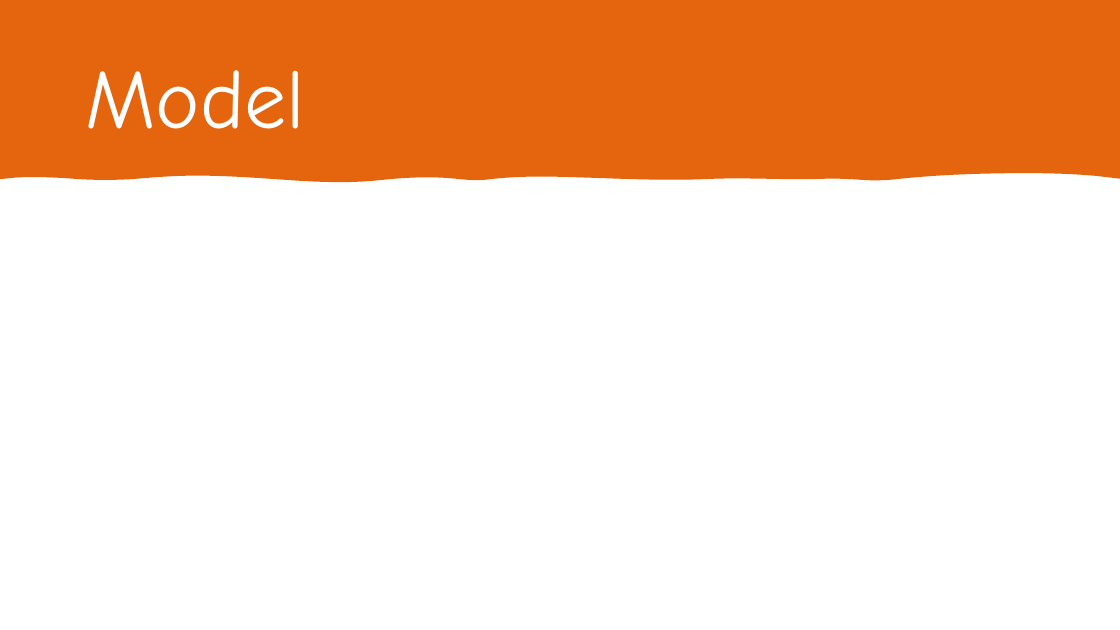
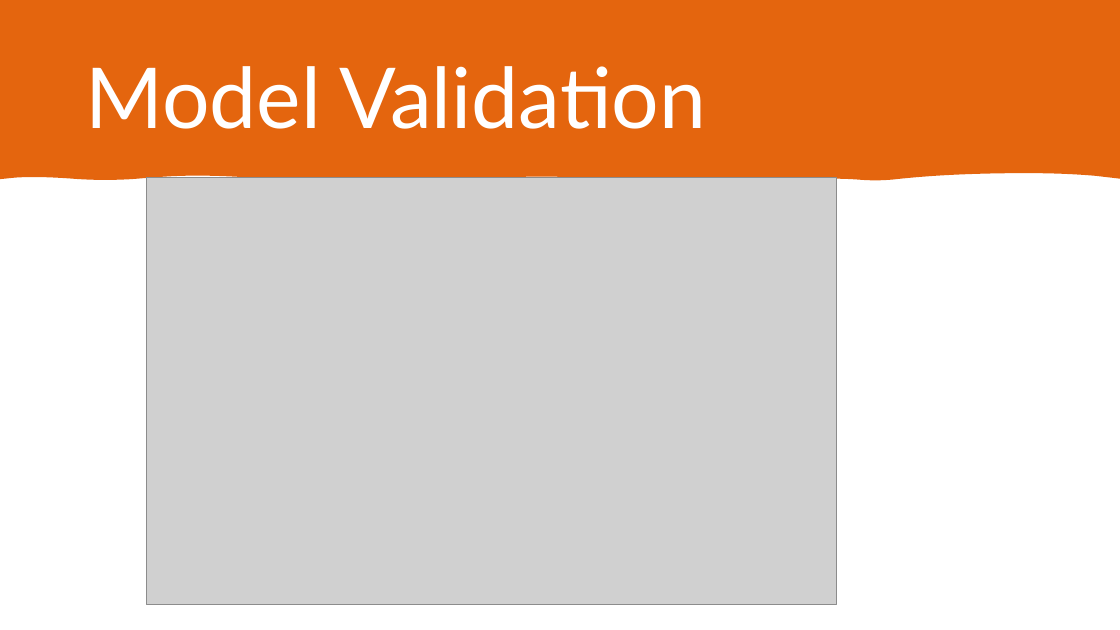
Before and after one commit to soodrk/R-Predict-Diabetes-using-Logistic-Regression, a slide deck: slide 15 of Diabetes prediction using logistic regression.pptx (slide 9 before the commit). Drawn at 1120x630 pixels with LibreOffice and Linux fonts; fonts in the diff are those of the drawing; grey boxes stand for pictures. Boxes give left, top, right and bottom in pixels: in the first picture for what was removed or moved away, otherwise in the second. Text is boxed around its words. In the diff, an @@ line names an element or a change of style, - is before the commit and + after.

```diff
--- a/Diabetes prediction using logistic regression.pptx
+++ b/Diabetes prediction using logistic regression.pptx
@@ title at (85, 66, 706, 129): text changed; font Comic Neue to Lato @@
-Model
+Model Validation
@@ picture added at (146, 177, 836, 605) @@
```
Also in this commit, not shown: 10 other slides changed, 7 slides added, 2 slides removed.
